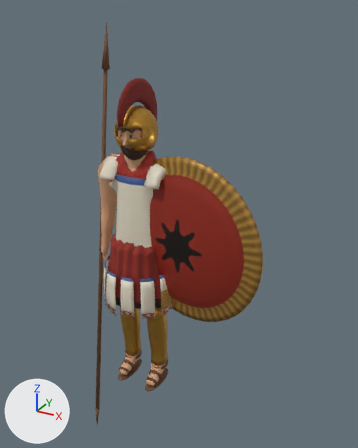
Renders of the glTF model modelos/personaje_hoplita.glb from each side of a commit.
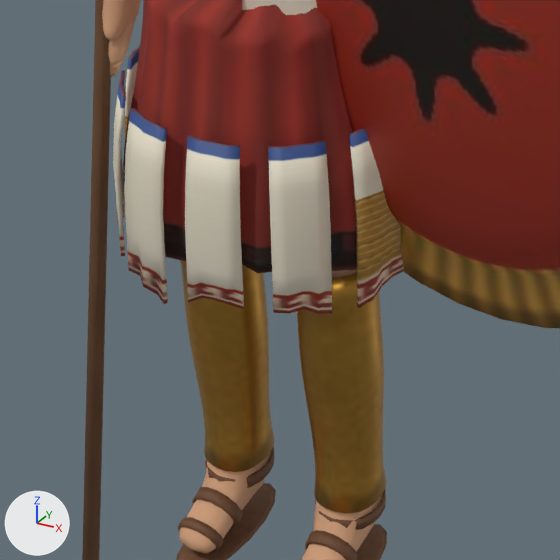
The first picture shows the older version from a camera (50 mm lens) standing at (1.51, -2.28, 2.3) and looking at (0.21, 0.09, 1.12). The close-ups show the older and then the newer version on the part from 21% to 58% of the width and 55% to 84% of the height of that picture. Only the edits that show in the close-ups are written down. Lighting does not change. The marker at lower left points along +X, +Y and +Z.

Script lines for the objects in view, before the commit:
```python
me_correa_010 = bpy.data.meshes.new('correa.010')
me_correa_010.from_pydata(...)  # 64 vertices, 128 faces; spans x -0.1489..-0.0646, y -0.0758..-0.0283, z 0.0174..0.0974
me_correa_010.materials.append(mat_cuero_001)  # picture img_cuero
me_escudo = bpy.data.meshes.new('escudo')
me_escudo.from_pydata(...)  # 882 vertices, 1760 faces; spans x -0.149..0.815, y -0.156..0.047, z 0.596..1.574
me_escudo.materials.append(mat_escudo)  # picture img_escudo
me_suela_003 = bpy.data.meshes.new('suela.003')
me_suela_003.from_pydata(...)  # a UV sphere (16 segments, 6 rings, poles along z) spanning x -0.155..-0.06, y -0.16..0.1, z -0.011..0.007
me_suela_003.materials.append(mat_cuero_001)  # picture img_cuero
ob_correa_010 = bpy.data.objects.new('correa.010', me_correa_010)
ob_correa_010.location = (0.0, 0.0, 0.0)
ob_escudo = bpy.data.objects.new('escudo', me_escudo)
ob_escudo.location = (0.0, 0.0, 0.0)
ob_suela_003 = bpy.data.objects.new('suela.003', me_suela_003)
ob_suela_003.location = (0.0, 0.0, 0.0)
# also in view: 'quiton_corto' at (0.0, 0.0, 1.1); 'pteryges' at (0.0, 0.0, 0.72); 'hoplita_cuerpo' at (0.0, -0.02, 0.8); 'coraza' at (0.0, 0.0, 1.14); 'lanza' at (-0.29, -0.03, 0.89)
```
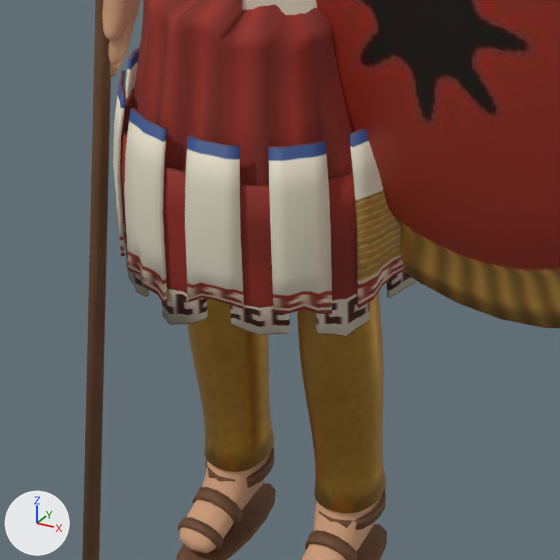
Changed parts and their boxes (x1, y1, x2, y2) in the close-ups (560 x 560 px):
```json
{"object": "pteryges_b", "change": "added", "after": [120, 88, 416, 337], "on screen": "red"}
```

Edits to the scene script, one JSON object a line:
```json
{"op": "add", "block": "img_pteryges_rojo", "code": ["img_pteryges_rojo = load_image('pteryges_rojo', '_unpacked/pteryges_rojo', 256, 256, 'sRGB')"]}
{"op": "add", "block": "mat_pteryges_rojo", "code": ["mat_pteryges_rojo = principled_material('pteryges_rojo')", "mat_pteryges_rojo.texture = img_pteryges_rojo", "mat_pteryges_rojo.roughness = 0.8"]}
{"op": "add", "block": "me_pteryges_b", "code": ["me_pteryges_b = bpy.data.meshes.new('pteryges_b')", "me_pteryges_b.from_pydata(...)  # 600 vertices, 1152 faces; spans x -0.232..0.232, y -0.236..0.237, z 0.541..0.8", "me_pteryges_b.materials.append(mat_pteryges_rojo)  # picture img_pteryges_rojo"]}
{"op": "add", "block": "ob_pteryges_b", "code": ["ob_pteryges_b = bpy.data.objects.new('pteryges_b', me_pteryges_b)", "ob_pteryges_b.location = (0.0, 0.0, 0.0)"]}
```
